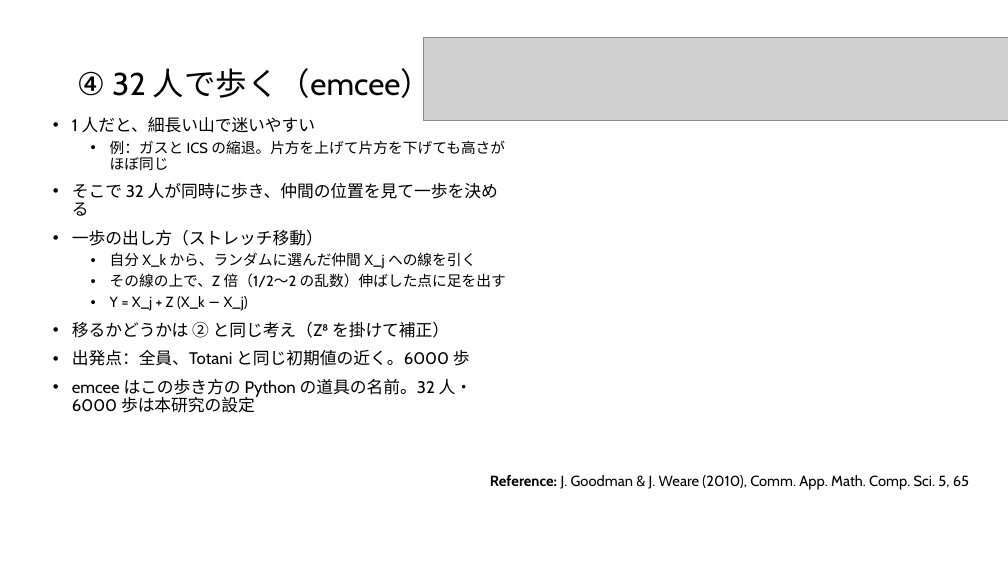
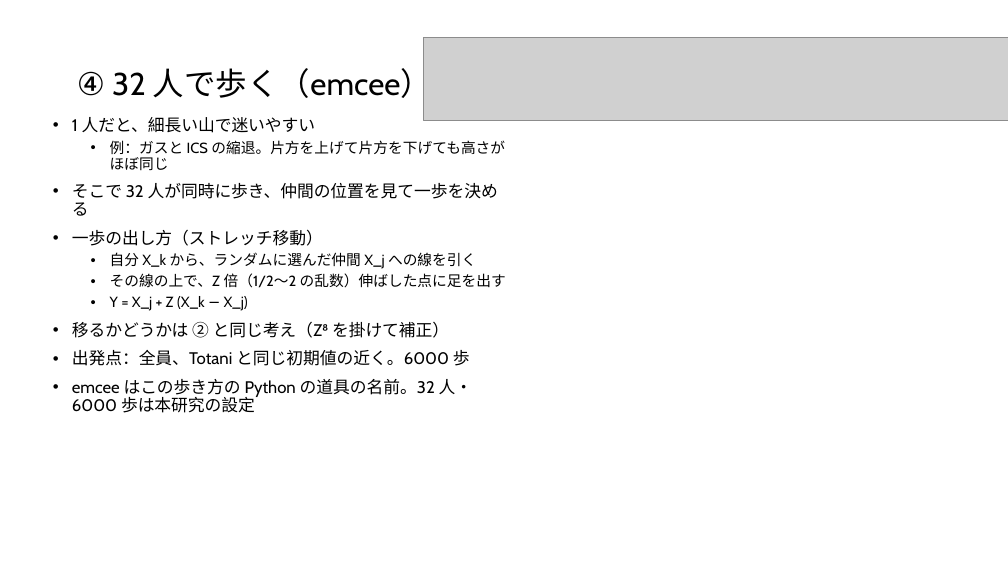
Before and after one commit to Mikann20041029/darkmatter-slides, a slide deck: slide 17 of slides/2026-10-03_研究進捗報告_claude_夕方版.pptx. Drawn at 1008x567 pixels with LibreOffice and Linux fonts; fonts in the diff are those of the drawing; grey boxes stand for pictures. Boxes give left, top, right and bottom in pixels: in the first picture for what was removed or moved away, otherwise in the second. Text is boxed around its words. In the diff, an @@ line names an element or a change of style, - is before the commit and + after.

Commit message:
slides: 本人の編集版を更新 (10-05 14:19)

```diff
--- a/slides/2026-10-03_研究進捗報告_claude_夕方版.pptx
+++ b/slides/2026-10-03_研究進捗報告_claude_夕方版.pptx
@@ text removed at [490,475,969,490] @@
-Reference: J. Goodman & J. Weare (2010), Comm. App. Math. Comp. Sci. 5, 65
```
